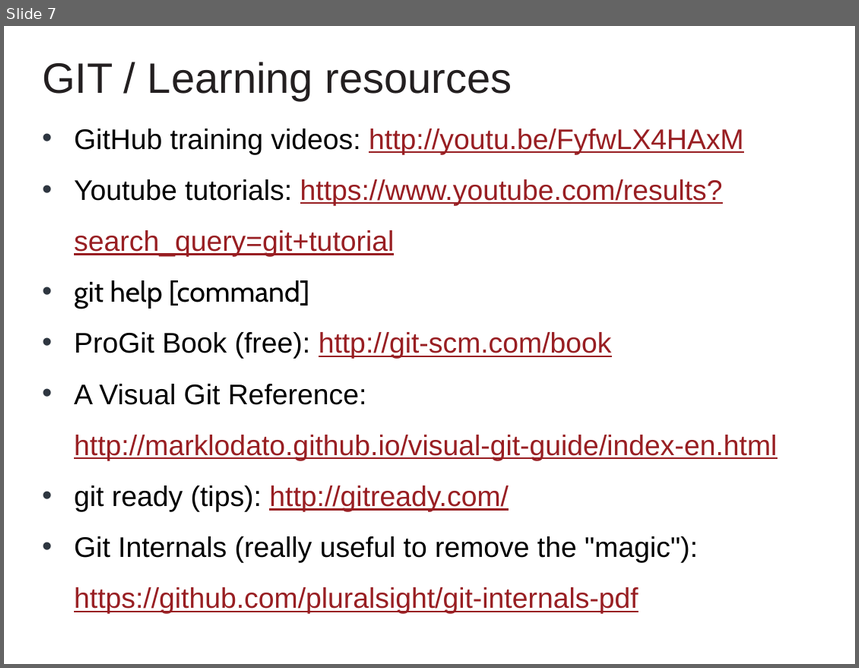
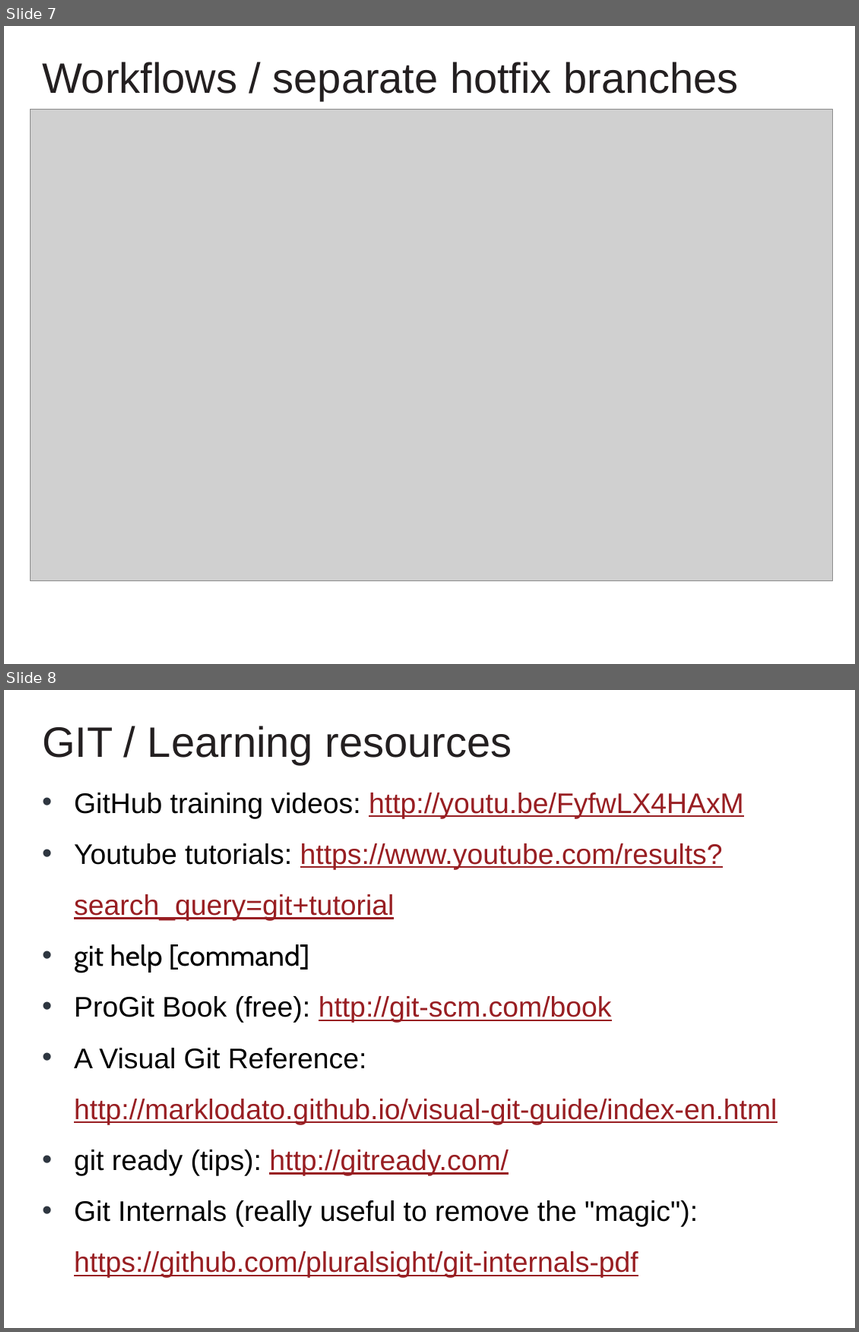
Before and after one commit to cvmocanu/git-presentation, a slide deck: GIT Presentation.pptx. Shown one above the other, each under a label of ours: slide 7 before the commit, slides 7 and 8 after it. The pictures are 859x668 and 859x1332 pixels, drawn with LibreOffice and Linux fonts; fonts in the diff are those of the drawing; grey boxes stand for pictures; background and template pictures are left out. Boxes give left, top, right and bottom in pixels: in the first picture for what was removed or moved away, otherwise in the second. Text is boxed around its words. In the diff, an @@ line names an element or a change of style, - is before the commit and + after.

Commit message:
workflows: hotfix branches

```diff
--- a/GIT Presentation.pptx
+++ b/GIT Presentation.pptx
@@ slide 7 added at (x1=4, y1=26, x2=855, y2=664), background #FFFFFF @@
@@ text added at (x1=42, y1=62, x2=738, y2=100), 36 pt, text #231F20 @@
+Workflows / separate hotfix branches
@@ picture added at (x1=31, y1=109, x2=833, y2=581) @@
@@ what was slide 7 is now slide 8 @@
```
Also in this commit, not shown: 2 other files.
